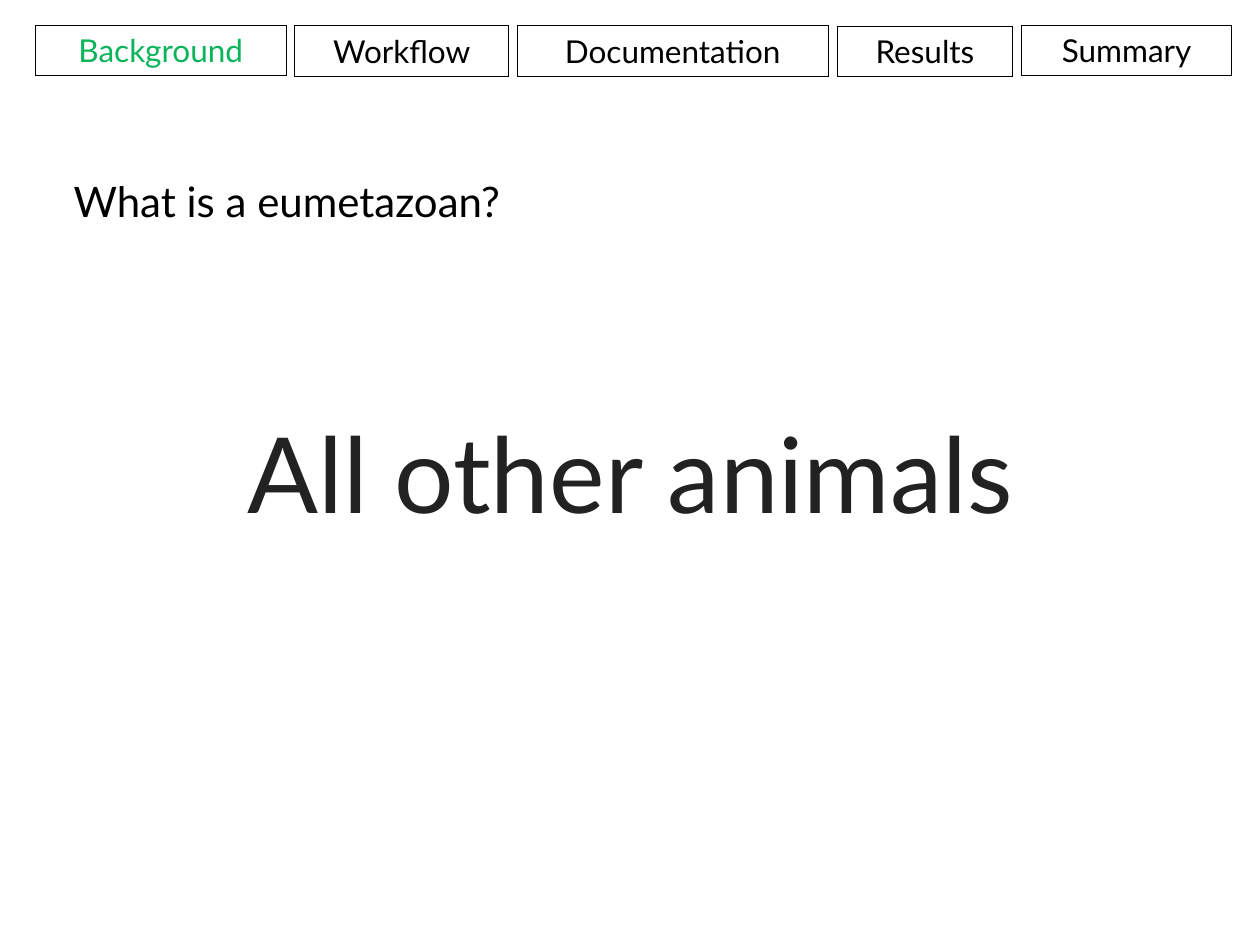
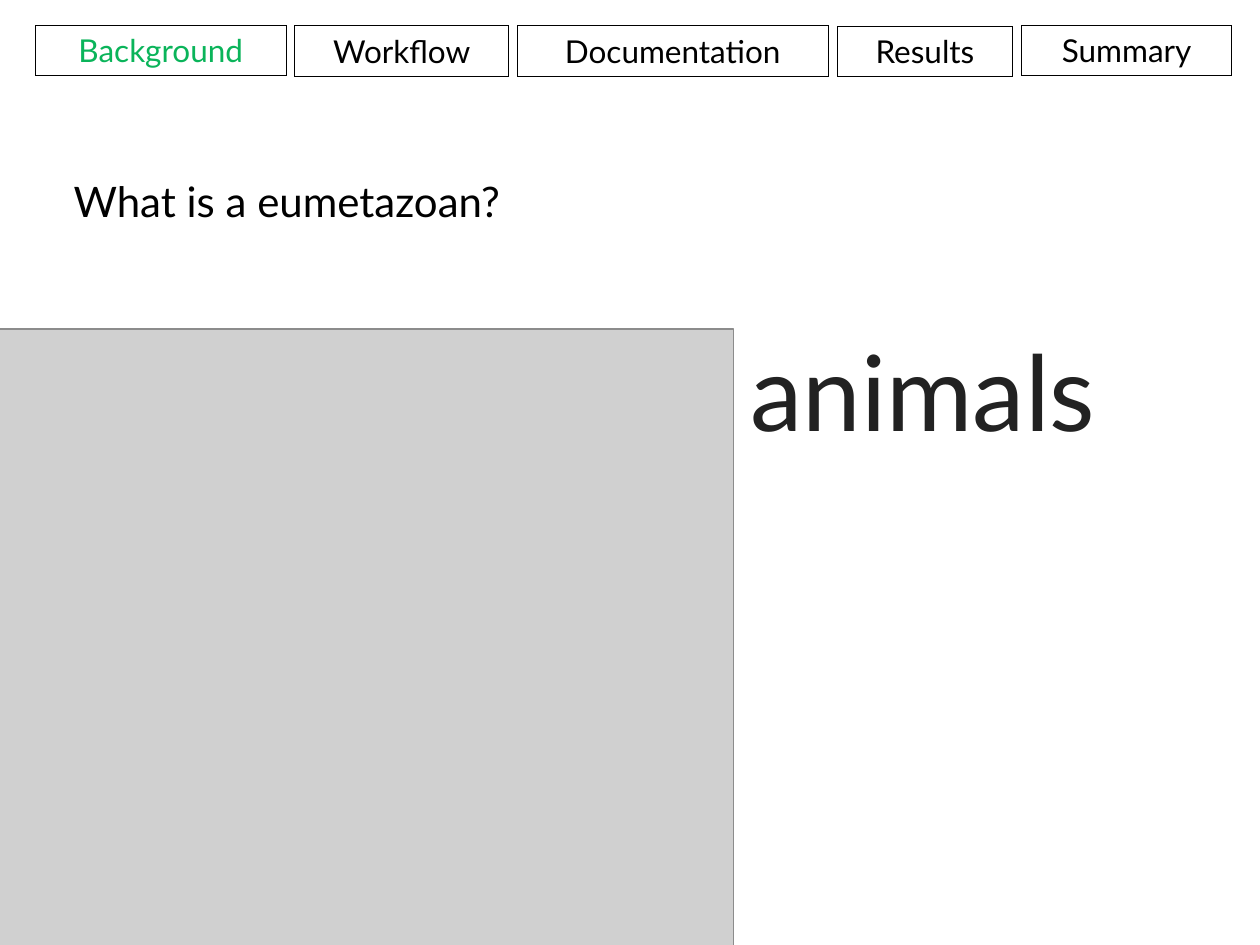
Before and after one commit to aweeger/BCB546X_FinalGroup, a slide deck: slide 6 of Presentation.pptx (slide 7 before the commit). Drawn at 1260x945 pixels with LibreOffice and Linux fonts; fonts in the diff are those of the drawing; grey boxes stand for pictures. Boxes give left, top, right and bottom in pixels: in the first picture for what was removed or moved away, otherwise in the second. Text is boxed around its words. In the diff, an @@ line names an element or a change of style, - is before the commit and + after.

```diff
--- a/Presentation.pptx
+++ b/Presentation.pptx
@@ picture added at [0, 329, 733, 945] @@
@@ text "All other animals" rewrapped from [247, 435, 1013, 514] to [330, 328, 1096, 454] @@
```
Also in this commit, not shown: 21 other slides changed, 1 slide added, 4 slides removed, 2 other files.
